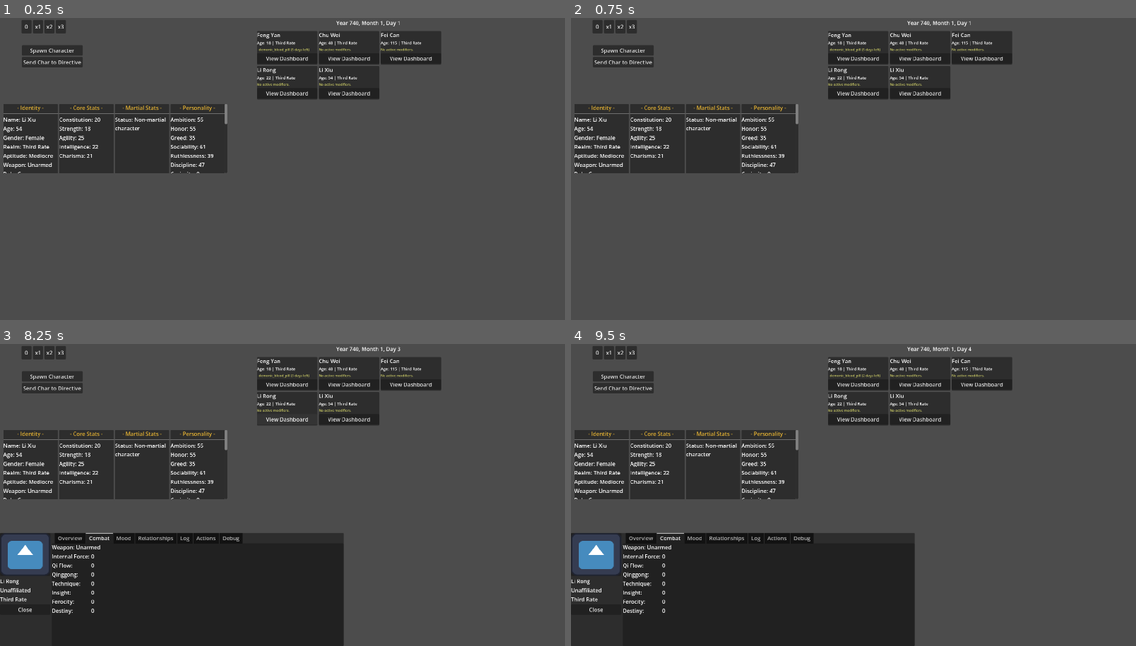
Above: before the commit, frames 1-4 (two rows, left to right).
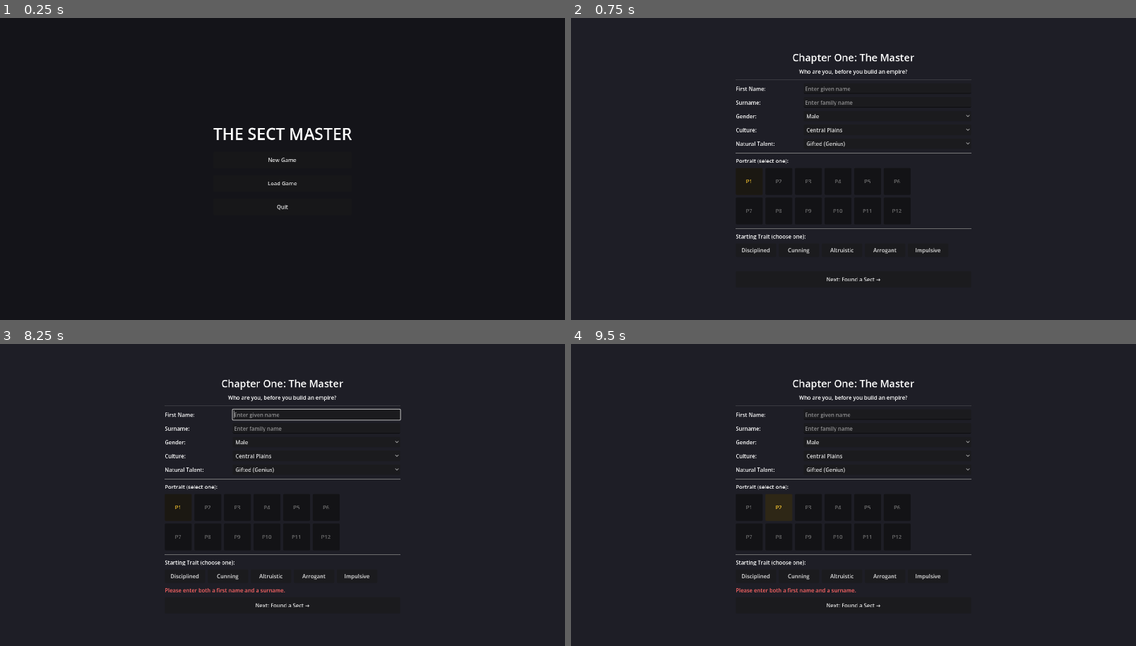
Above: after the commit, the same moments.

Repository: Chthonic-Studio/the_sect_master
Game: Godot game, scene res://Scenes/main_menu.tscn
The game is run twice, just before and just after one commit, with the same random seed, the same clock (stepped at 60 frames per second) and the same inputs. Before the commit the project starts from res://Scenes/testing_grounds.tscn. The engine's default icon, where the game draws it, is replaced by a stand-in: a white triangle on a blue panel in a dark square.
Inputs (mouse positions are in pixels of both pictures, inside the frame that each line leads up to):
- Up to frame 1 (0.25 s): no input
- Up to frame 2 (0.75 s): click (853, 159) at 0.5 s, where only the run after the commit has a clickable "New Game"
- Up to frame 3 (8.25 s): click (282, 606) at 1.25 s, where only the run after the commit has a clickable "Next: Found a Sect →"; click (282, 606) at 2 s, where only the run after the commit has a clickable "Next: Found a Sect →"; click (288, 383) at 2.75 s, where only the run before the commit has a clickable "View Dashboard"; click (316, 440) at 3.5 s, where only the run after the commit has a clickable "Male"; click (316, 455) at 4.25 s, where only the run after the commit has a clickable "Central Plains"; click (350, 383) at 5 s, where only the run before the commit has a clickable "View Dashboard"; click (316, 470) at 5.75 s, where only the run after the commit has a clickable "Gifted (Genius)"; click (412, 383) at 6.5 s, where only the run before the commit has a clickable "View Dashboard"; click (180, 507) at 7.25 s, where only the run after the commit has a clickable "P1"; click (288, 419) at 8 s, where only the run before the commit has a clickable "View Dashboard"
- Up to frame 4 (9.5 s): click (780, 507) at 8.75 s, where only the run after the commit has a clickable "P2"

The runs differ from the first frame. In frame 1, 98% of the frame differs, in the area x 0-100%, y 0-100%; in frame 2, 87%; in frame 3, 67%; in frame 4, 67%.

Commit message:
Set main scene and add input mappings
Update project start scene to the main menu (run/main_scene -> uid://mainmenu123) and add new input map entries for quick screen toggles: char_screen, sect_screen, debug_screen, and world_screen. Each mapping includes a deadzone of 0.2 and an associated key event binding (C, X, a debug hotkey with Ctrl+Shift, and M respectively) to enable keyboard shortcuts for UI screens and debugging.

Diff:
--- a/project.godot
+++ b/project.godot
@@ -15,7 +15,7 @@
 [application]
 
 config/name="The Sect Master"
-run/main_scene="uid://orxe6dw2vjou"
+run/main_scene="uid://mainmenu123"
 config/features=PackedStringArray("4.6", "GL Compatibility")
 config/icon="res://icon.svg"
 
@@ -44,6 +44,29 @@
 window/size/window_width_override=1680
 window/size/window_height_override=900
 
+[input]
+
+char_screen={
+"deadzone": 0.2,
+"events": [Object(InputEventKey,"resource_local_to_scene":false,"resource_name":"","device":-1,"window_id":0,"alt_pressed":false,"shift_pressed":false,"ctrl_pressed":false,"meta_pressed":false,"pressed":false,"keycode":0,"physical_keycode":67,"key_label":0,"unicode":99,"location":0,"echo":false,"script":null)
+]
+}
+sect_screen={
+"deadzone": 0.2,
+"events": [Object(InputEventKey,"resource_local_to_scene":false,"resource_name":"","device":-1,"window_id":0,"alt_pressed":false,"shift_pressed":false,"ctrl_pressed":false,"meta_pressed":false,"pressed":false,"keycode":0,"physical_keycode":88,"key_label":0,"unicode":120,"location":0,"echo":false,"script":null)
+]
+}
+debug_screen={
+"deadzone": 0.2,
+"events": [Object(InputEventKey,"resource_local_to_scene":false,"resource_name":"","device":-1,"window_id":0,"alt_pressed":false,"shift_pressed":true,"ctrl_pressed":true,"meta_pressed":false,"pressed":false,"keycode":0,"physical_keycode":96,"key_label":0,"unicode":124,"location":0,"echo":false,"script":null)
+]
+}
+world_screen={
+"deadzone": 0.2,
+"events": [Object(InputEventKey,"resource_local_to_scene":false,"resource_name":"","device":-1,"window_id":0,"alt_pressed":false,"shift_pressed":false,"ctrl_pressed":false,"meta_pressed":false,"pressed":false,"keycode":0,"physical_keycode":77,"key_label":0,"unicode":109,"location":0,"echo":false,"script":null)
+]
+}
+
 [rendering]
 
 textures/canvas_textures/default_texture_filter=0
